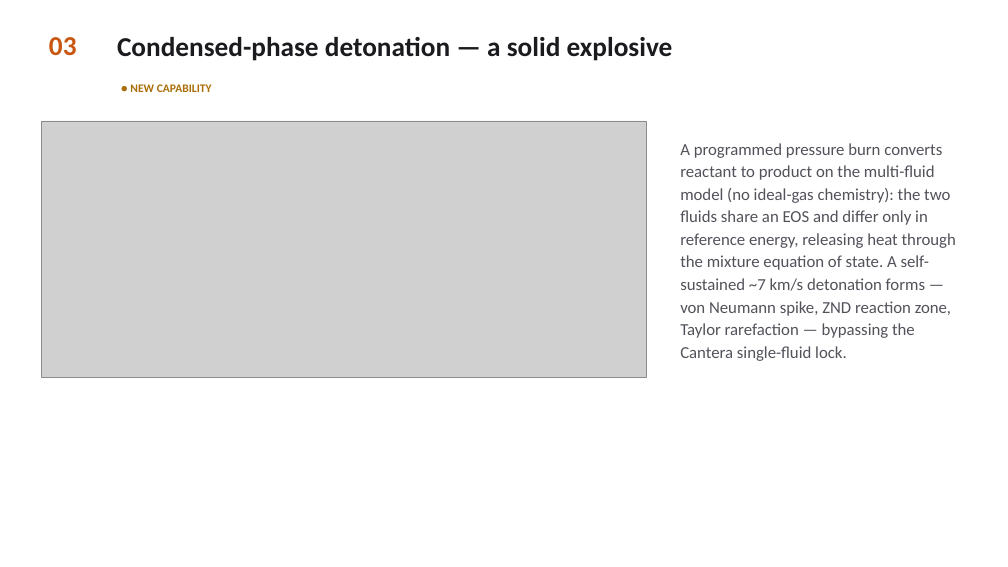
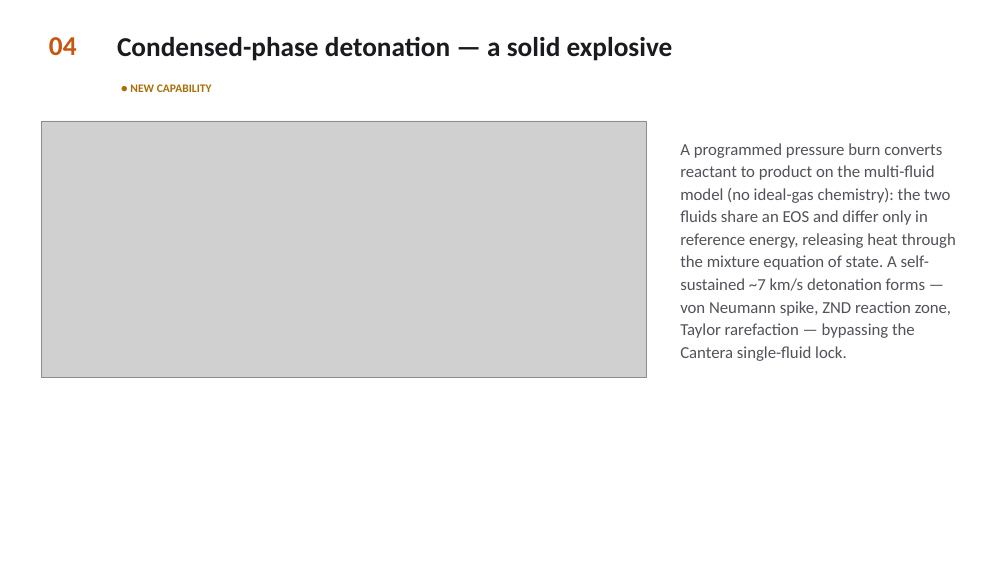
Before and after one commit to sbryngelson/MFC, a slide deck: slide 5 of MFC_combustion_showcase.pptx (slide 4 before the commit). Drawn at 1008x567 pixels with LibreOffice and Linux fonts; fonts in the diff are those of the drawing; grey boxes stand for pictures. Boxes give left, top, right and bottom in pixels: in the first picture for what was removed or moved away, otherwise in the second. Text is boxed around its words. In the diff, an @@ line names an element or a change of style, - is before the commit and + after.

```diff
--- a/MFC_combustion_showcase.pptx
+++ b/MFC_combustion_showcase.pptx
@@ text at bbox=[49, 37, 77, 55]: text changed @@
-03
+04
```
Also in this commit, not shown: 6 other slides changed, 1 slide added.
